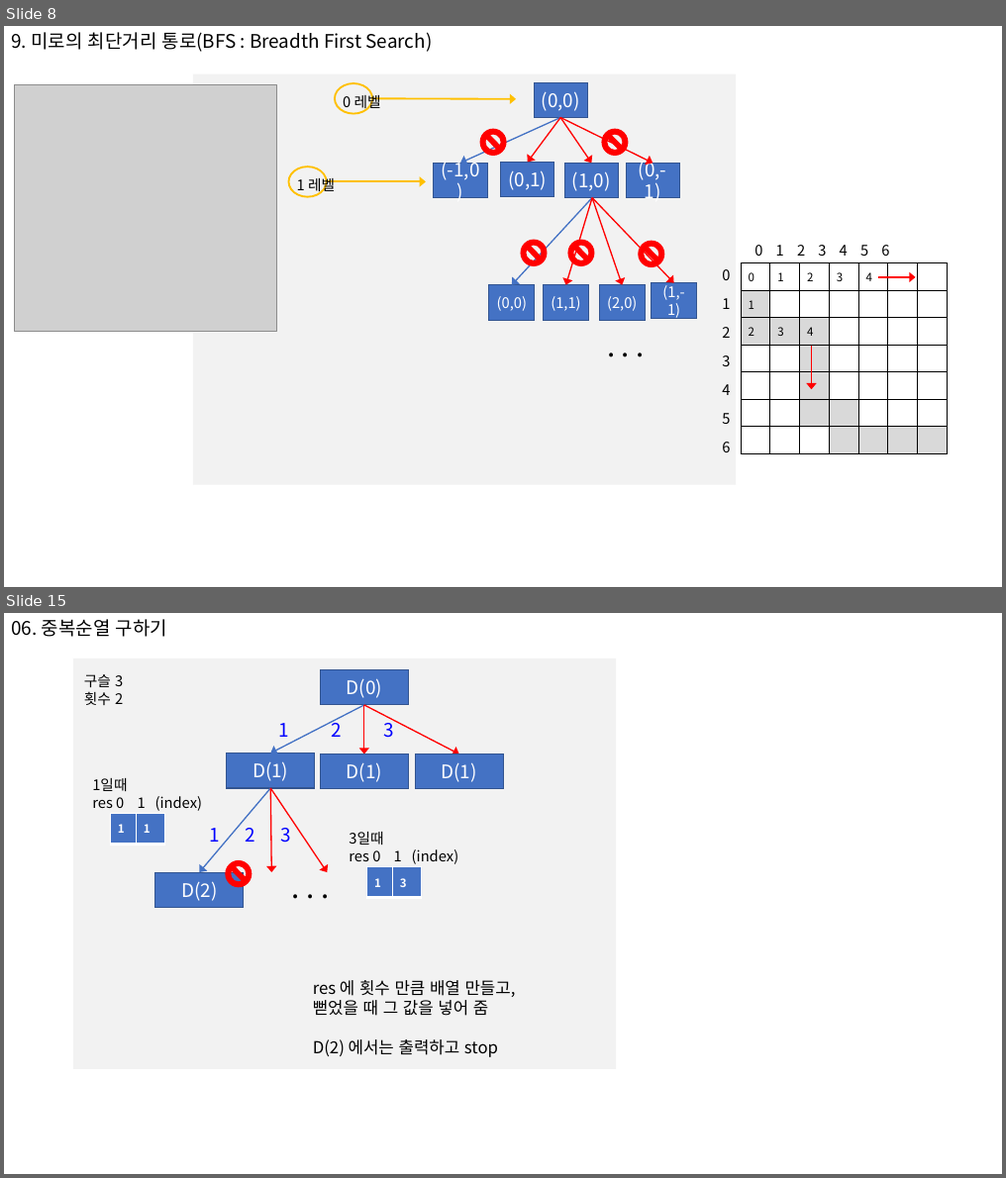
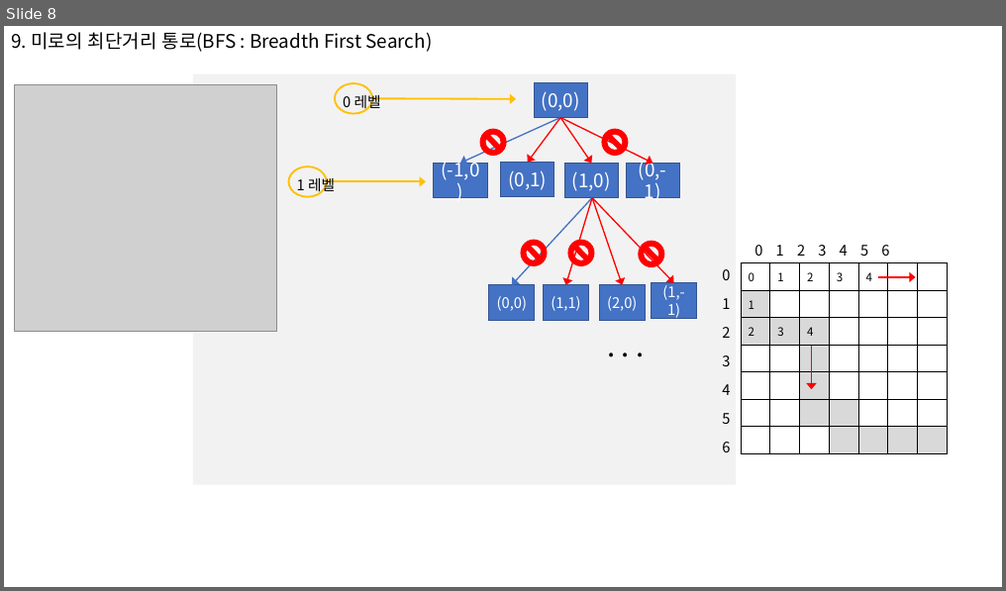
Before and after one commit to s-jinipark/pythonTest, a slide deck: inf-learn/section7/연습/인프런_코딩_section7.pptx. Shown one above the other, each under a label of ours: slides 8 and 15 before the commit, slide 8 after it; the slides between them are not shown. The pictures are 1006x1178 and 1006x591 pixels, drawn with LibreOffice and Linux fonts; fonts in the diff are those of the drawing; grey boxes stand for pictures. Boxes give left, top, right and bottom in pixels: in the first picture for what was removed or moved away, otherwise in the second. Text is boxed around its words. In the diff, an @@ line names an element or a change of style, - is before the commit and + after.

```diff
--- a/inf-learn/section7/연습/인프런_코딩_section7.pptx
+++ b/inf-learn/section7/연습/인프런_코딩_section7.pptx
@@ slide 15 removed at (x1=4, y1=613, x2=1002, y2=1174), background #FFFFFF @@
@@ text removed at (x1=11, y1=619, x2=167, y2=637) @@
-06. 중복순열 구하기
@@ rectangle removed at (x1=73, y1=659, x2=616, y2=1069) @@
@@ rectangle removed at (x1=320, y1=669, x2=408, y2=705) @@
-D(0)
@@ text removed at (x1=84, y1=674, x2=123, y2=705) @@
-구슬 3
-횟수 2
@@ arrow removed from (364, 705) to (270, 753) @@
@@ text removed at (x1=279, y1=718, x2=393, y2=738) @@
-1 2 3
@@ arrow removed from (364, 705) to (459, 755) @@
@@ arrow removed from (364, 705) to (364, 755) @@
@@ rectangle removed at (x1=227, y1=753, x2=315, y2=788) @@
-D(1)
@@ rectangle removed at (x1=320, y1=755, x2=408, y2=789) @@
-D(1)
@@ rectangle removed at (x1=415, y1=755, x2=503, y2=789) @@
-D(1)
@@ text removed at (x1=92, y1=778, x2=202, y2=811) @@
-1일때
-res 0 1 (index)
@@ arrow removed from (270, 788) to (199, 872) @@
@@ arrow removed from (270, 788) to (328, 872) @@
@@ arrow removed from (270, 788) to (272, 872) @@
@@ table removed at (x1=110, y1=814, x2=165, y2=845), 1 rows, 2 columns @@
-1 | 1
@@ text removed at (x1=210, y1=828, x2=290, y2=843) @@
-1 2 3
@@ text removed at (x1=349, y1=832, x2=458, y2=864) @@
-3일때
-res 0 1 (index)
@@ rectangle removed at (x1=155, y1=872, x2=244, y2=908) @@
-D(2)
@@ no-entry sign removed at (x1=226, y1=861, x2=252, y2=887) @@
@@ text removed at (x1=285, y1=866, x2=350, y2=909) @@
-. . .
@@ table removed at (x1=367, y1=867, x2=422, y2=898), 1 rows, 2 columns @@
-1 | 3
@@ text removed at (x1=313, y1=980, x2=516, y2=1058) @@
-res 에 횟수 만큼 배열 만들고,
-뻗었을 때 그 값을 넣어 줌
-D(2) 에서는 출력하고 stop
```
Also in this commit, not shown: 1 slide added, 7 other slides removed, 46 other files.
